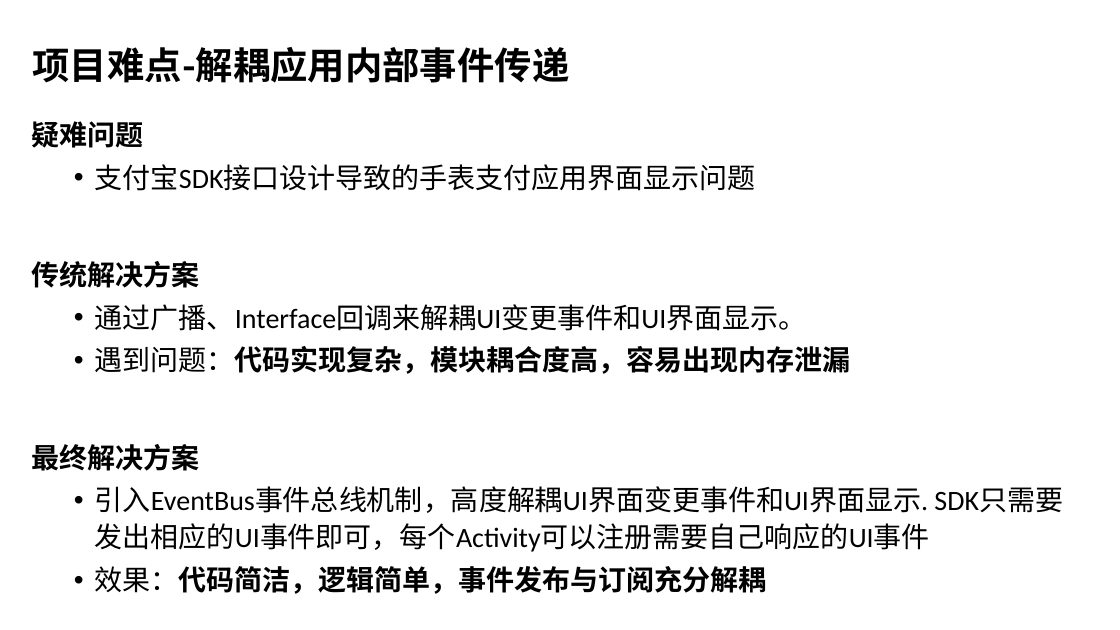
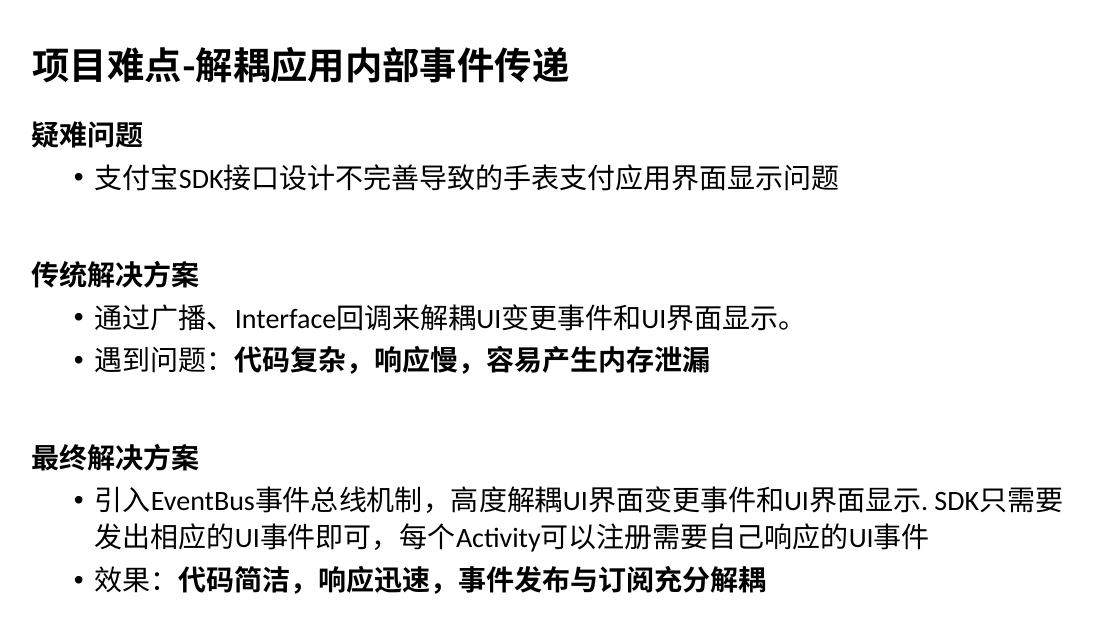
Before and after one commit to wangzhengyi/WangZhengyi, a slide deck: slide 16 of promote/2016阿里晋升述职.pptx (slide 17 before the commit). Drawn at 1120x630 pixels with LibreOffice and Linux fonts; fonts in the diff are those of the drawing; background and template pictures are left out. Boxes give left, top, right and bottom in pixels: in the first picture for what was removed or moved away, otherwise in the second. Text is boxed around its words. In the diff, an @@ line names an element or a change of style, - is before the commit and + after.

```diff
--- a/promote/2016阿里晋升述职.pptx
+++ b/promote/2016阿里晋升述职.pptx
@@ text at [95,164,840,191]: text changed @@
-  • 支付宝SDK接口设计导致的手表支付应用界面显示问题
+  • 支付宝SDK接口设计不完善导致的手表支付应用界面显示问题
@@ text at [95,346,711,374]: text changed @@
-  • 遇到问题：代码实现复杂，模块耦合度高，容易出现内存泄漏
+  • 遇到问题：代码复杂，响应慢，容易产生内存泄漏
@@ text at [95,566,767,594]: text changed @@
-  • 效果：代码简洁，逻辑简单，事件发布与订阅充分解耦
+  • 效果：代码简洁，响应迅速，事件发布与订阅充分解耦
```
Also in this commit, not shown: 2 other slides changed, 1 slide added, 1 slide removed, 1 other file.
